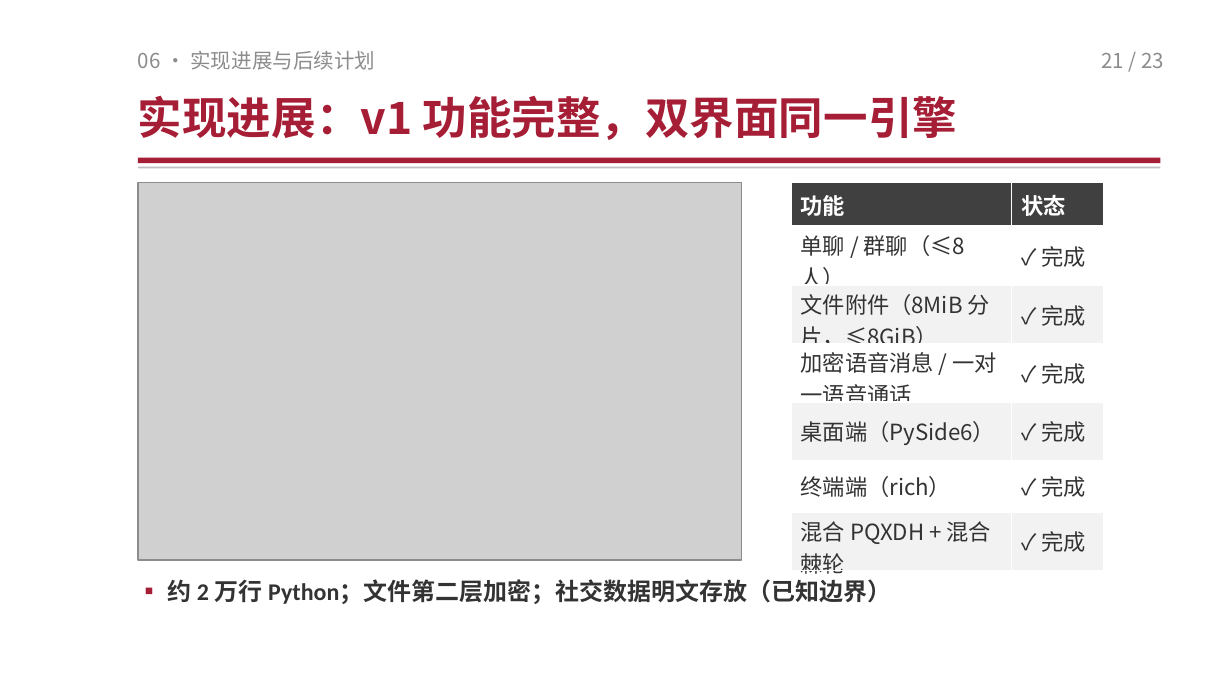
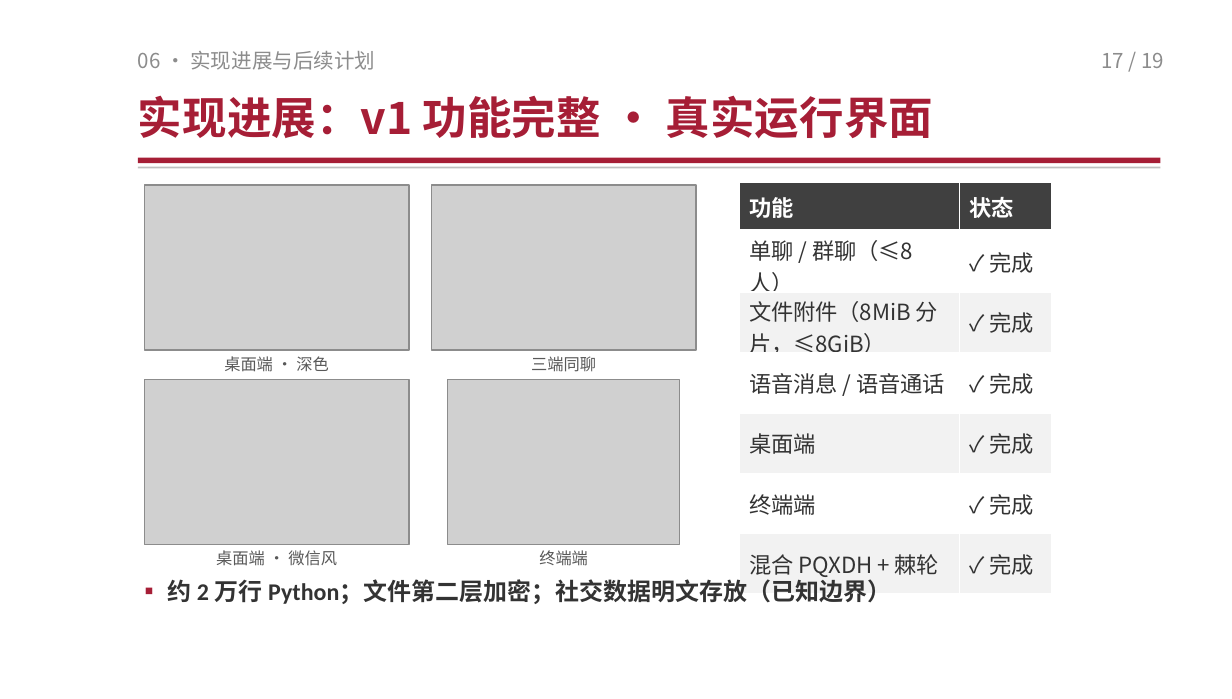
Before and after one commit to TomHaoZi/ECNUchat, a slide deck: slide 17 of 中期汇报/ECNUchat-中期汇报.pptx (slide 21 before the commit). Drawn at 1232x699 pixels with LibreOffice and Linux fonts; fonts in the diff are those of the drawing; grey boxes stand for pictures. Boxes give left, top, right and bottom in pixels: in the first picture for what was removed or moved away, otherwise in the second. Text is boxed around its words. In the diff, an @@ line names an element or a change of style, - is before the commit and + after.

Commit message:
合并图文页 23→19 页（架构/密钥/棘轮/指纹四组图文页合一，讲稿随之重排页码）；实现进展页换成 4 张真实运行截图（桌面深色/三端同聊/微信风/终端端）+ 功能表

```diff
--- a/中期汇报/ECNUchat-中期汇报.pptx
+++ b/中期汇报/ECNUchat-中期汇报.pptx
@@ text at <box>1101,53,1164,68</box>: text changed @@
-21 / 23
+17 / 19
@@ text at <box>138,95,933,138</box>: text changed @@
-实现进展：v1 功能完整，双界面同一引擎
+实现进展：v1 功能完整 · 真实运行界面
@@ picture added at <box>144,185,409,350</box> @@
@@ picture: place and size @@
-picture at <box>138,182,742,559</box>
+picture at <box>431,185,696,350</box>
@@ table at <box>739,182,1052,594</box> @@
-row 4, column 1: 加密语音消息 / 一对一语音通话
+row 4, column 1: 语音消息 / 语音通话
-row 5, column 1: 桌面端（PySide6）
+row 5, column 1: 桌面端
-row 6, column 1: 终端端（rich）
+row 6, column 1: 终端端
-row 7, column 1: 混合 PQXDH + 混合棘轮
+row 7, column 1: 混合 PQXDH + 棘轮
@@ table: place and size @@
-table at <box>791,182,1104,578</box>
+table at <box>739,182,1052,594</box>
@@ text added at <box>224,356,328,372</box>, 9.5 pt, text #595959 @@
+桌面端 · 深色
@@ text added at <box>531,356,596,372</box>, 9.5 pt, text #595959 @@
+三端同聊
@@ picture added at <box>144,379,409,545</box> @@
@@ picture added at <box>447,379,679,545</box> @@
@@ text added at <box>216,550,337,566</box>, 9.5 pt, text #595959 @@
+桌面端 · 微信风
@@ text added at <box>539,550,588,566</box>, 9.5 pt, text #595959 @@
+终端端
```
Also in this commit, not shown: 16 other slides changed, 4 slides removed, 3 other files.
